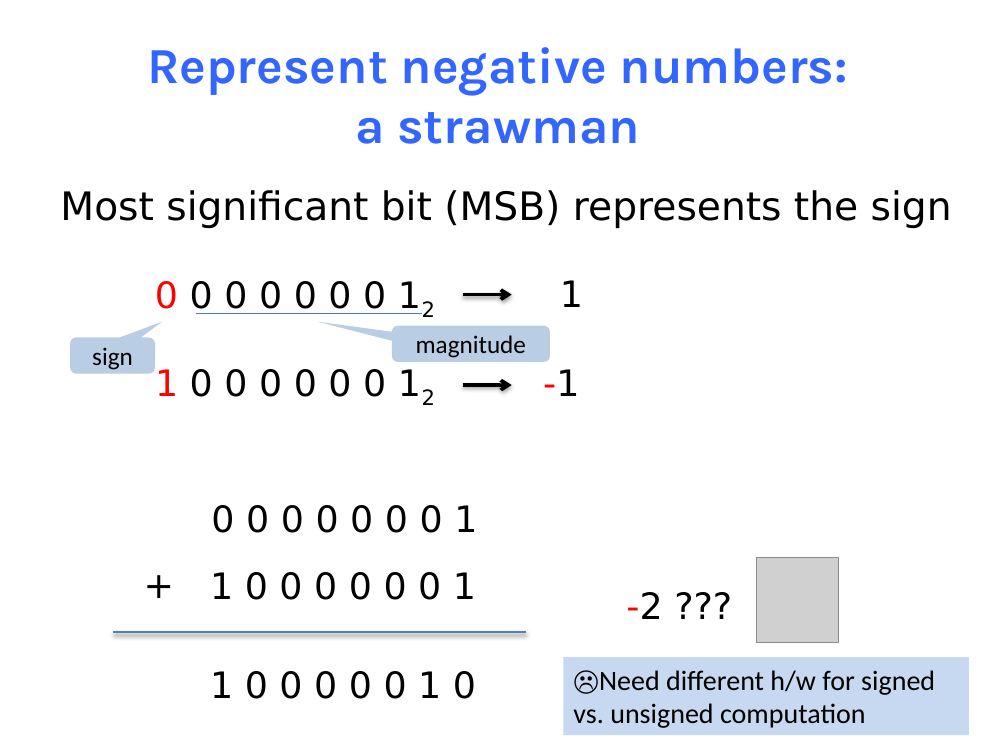
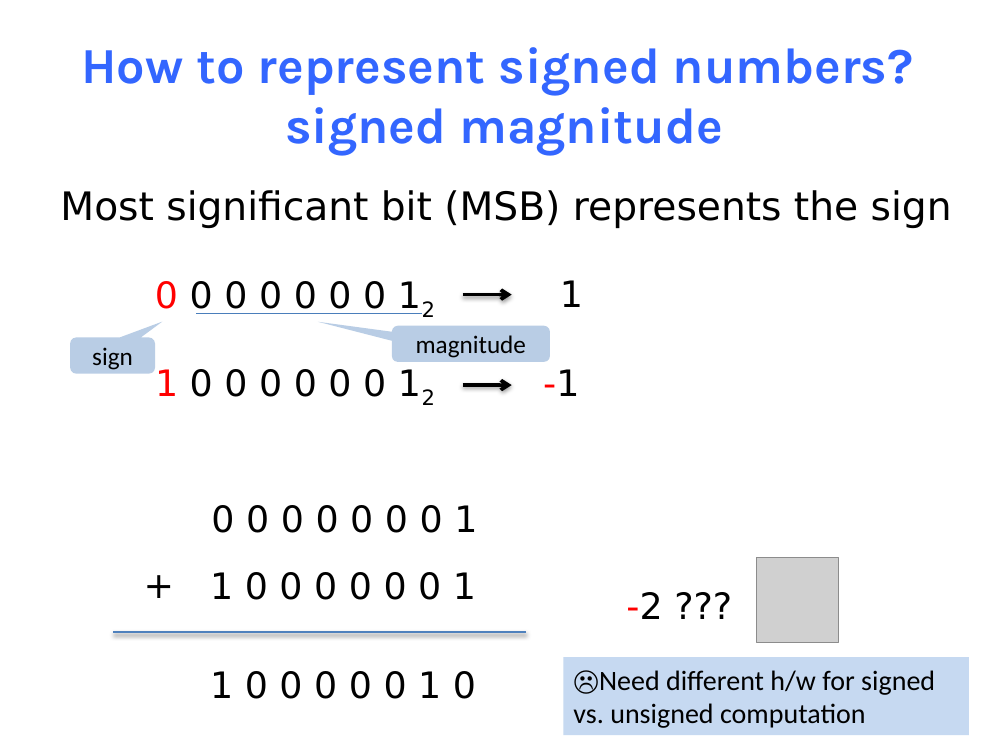
Before and after one commit to NYU-CSO/nyu-cso.github.io, a slide deck: slide 30 of notes/02-bits_bytes_int.pptx (slide 28 before the commit). Drawn at 1008x756 pixels with LibreOffice and Linux fonts; fonts in the diff are those of the drawing; grey boxes stand for pictures. Boxes give left, top, right and bottom in pixels: in the first picture for what was removed or moved away, otherwise in the second. Text is boxed around its words. In the diff, an @@ line names an element or a change of style, - is before the commit and + after.

```diff
--- a/notes/02-bits_bytes_int.pptx
+++ b/notes/02-bits_bytes_int.pptx
@@ title at (81,47,914,156): text changed @@
-Represent negative numbers:
-a strawman
+How to represent signed numbers?
+signed magnitude
```
Also in this commit, not shown: 11 other slides changed, 9 slides added, 1 slide removed, 1 other file.
